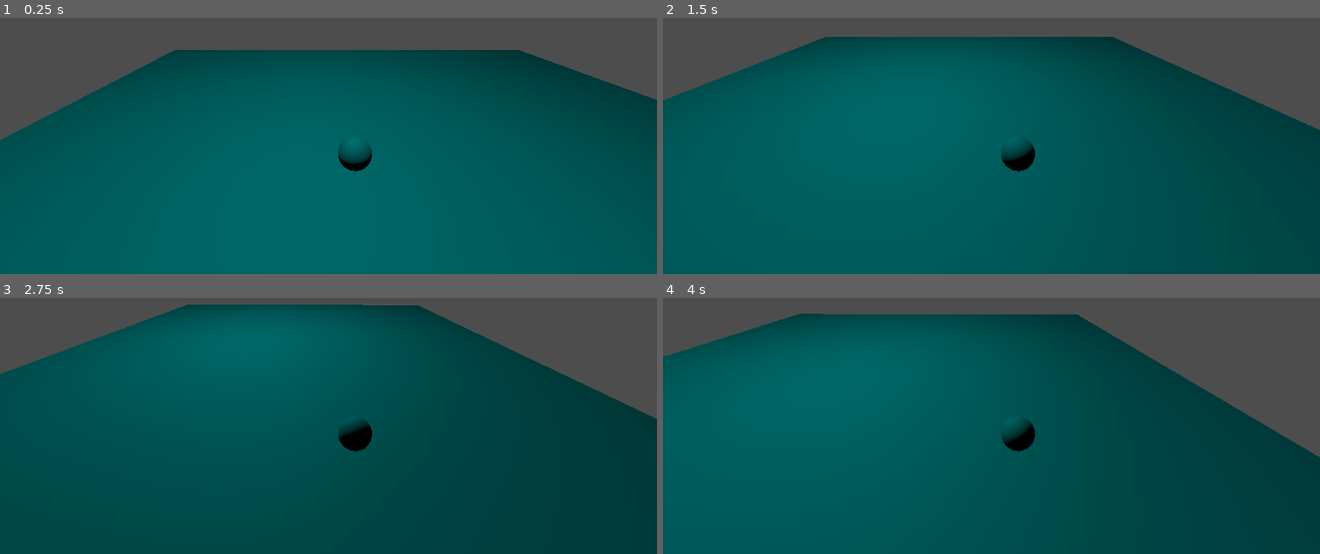
Above: before the commit, frames 1-4 (two rows, left to right).
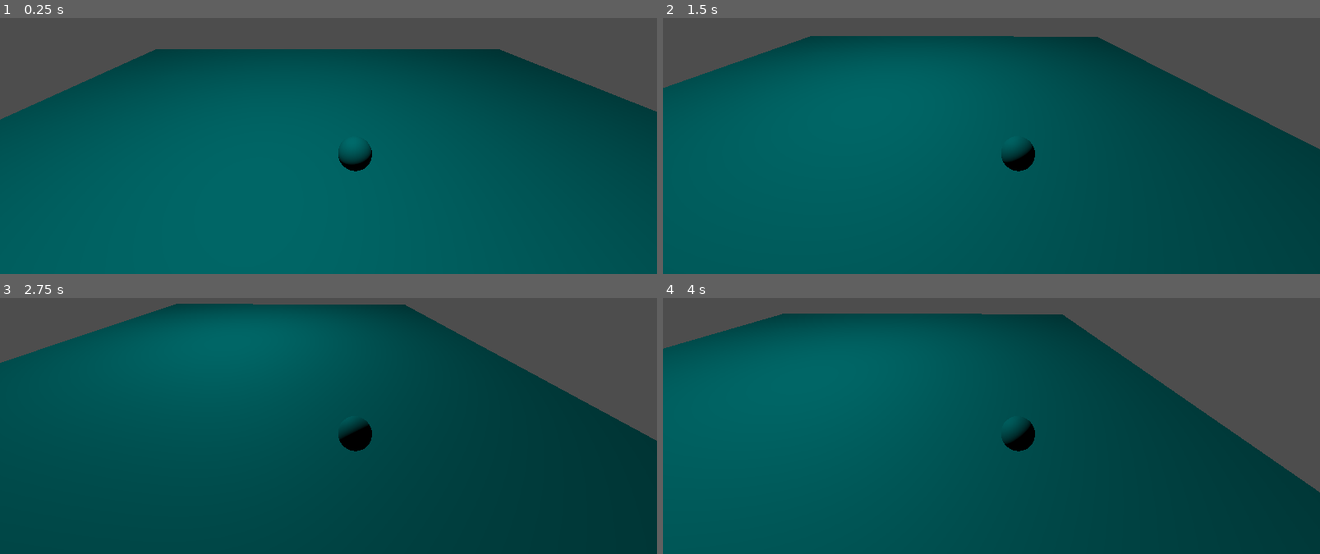
Above: after the commit, the same moments.

Repository: Jean-LoupIsReal/PasVampireSurvivor
Game: Godot game, scene res://Main.tscn
Two runs of this game, one before a commit and one after it. Both use one fixed random seed, a clock stepped at 60 frames per second and the inputs below.
Inputs:
- Up to frame 1 (0.25 s): no input
- Up to frame 2 (1.5 s): tap Enter at 0.5 s; hold Right (ui_right) 0.53-1.28 s; hold Down (ui_down) from 1.28 s (still down)
- Up to frame 3 (2.75 s): release Down (ui_down) at 2.03 s; hold Right (ui_right) from 2.03 s (still down)
- Up to frame 4 (4 s): release Right (ui_right) at 2.78 s; hold Up (ui_up) 2.78-3.53 s; hold Left (ui_left) from 3.53 s (still down)

The runs differ from the first frame. In frame 1, 2.5% of the frame differs, in the area x 0-100%, y 12-57%; in frame 2, 2.6%; in frame 3, 3.0%; in frame 4, 3.9%, in the area x 0-100%, y 6-76%.

Commit message:
bouge la boule et camera

Diff:
--- a/Main.tscn
+++ b/Main.tscn
@@ -23,11 +23,11 @@
 mesh = SubResource("BoxMesh_v7dab")
 
 [node name="CharacterBody3D" parent="." instance=ExtResource("1_t72va")]
-transform = Transform3D(1, 0, 2.68221e-07, 0, 1, 0, -2.68221e-07, 0, 1, -1.97604, 0.480814, -0.255499)
+transform = Transform3D(1, 0, 2.68221e-07, 0, 1, 0, -2.68221e-07, 0, 1, -0.31689, 0.480814, -0.030531)
 script = ExtResource("2_tcs7g")
 
 [node name="Camera3D" type="Camera3D" parent="CharacterBody3D"]
-transform = Transform3D(0.99887, 0.00792032, -0.0468768, 0.0126588, 0.906117, 0.422837, 0.0458249, -0.422953, 0.904993, -1.10301, 4.73303, 5.62842)
+transform = Transform3D(0.998869, 0.00792037, -0.0468768, 0.0126588, 0.906117, 0.422838, 0.0458249, -0.422953, 0.904992, -1.10301, 4.73303, 5.62842)
 
 [node name="OmniLight3D3" type="OmniLight3D" parent="."]
 transform = Transform3D(1, 0, 2.98023e-08, 0, 1, 0, -2.98023e-08, 0, 1, -3.71343, 12.9409, -0.430678)
